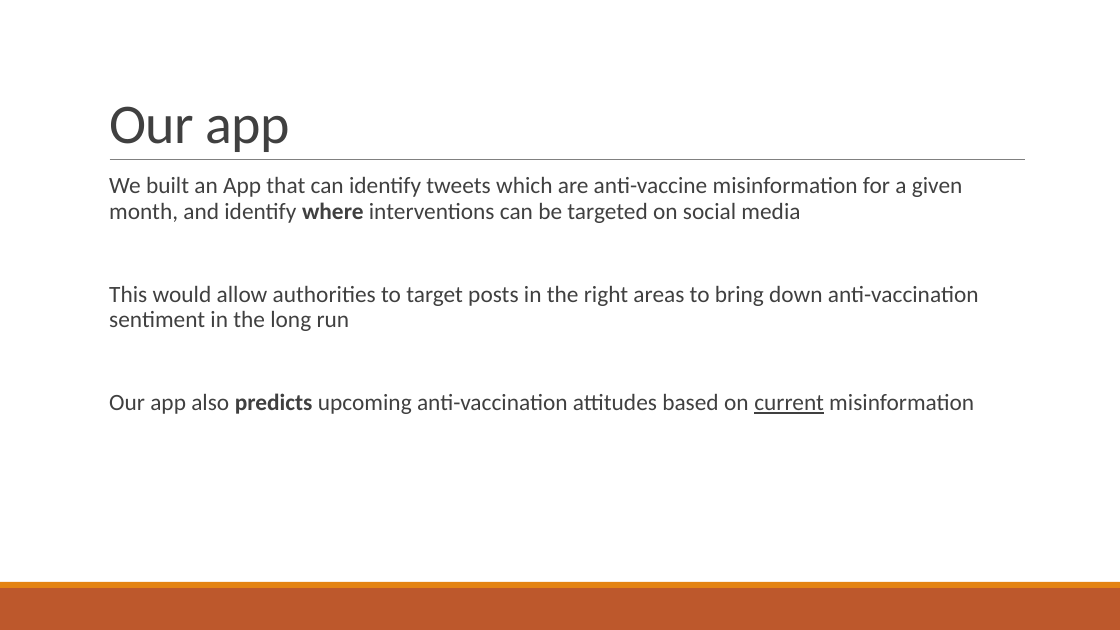
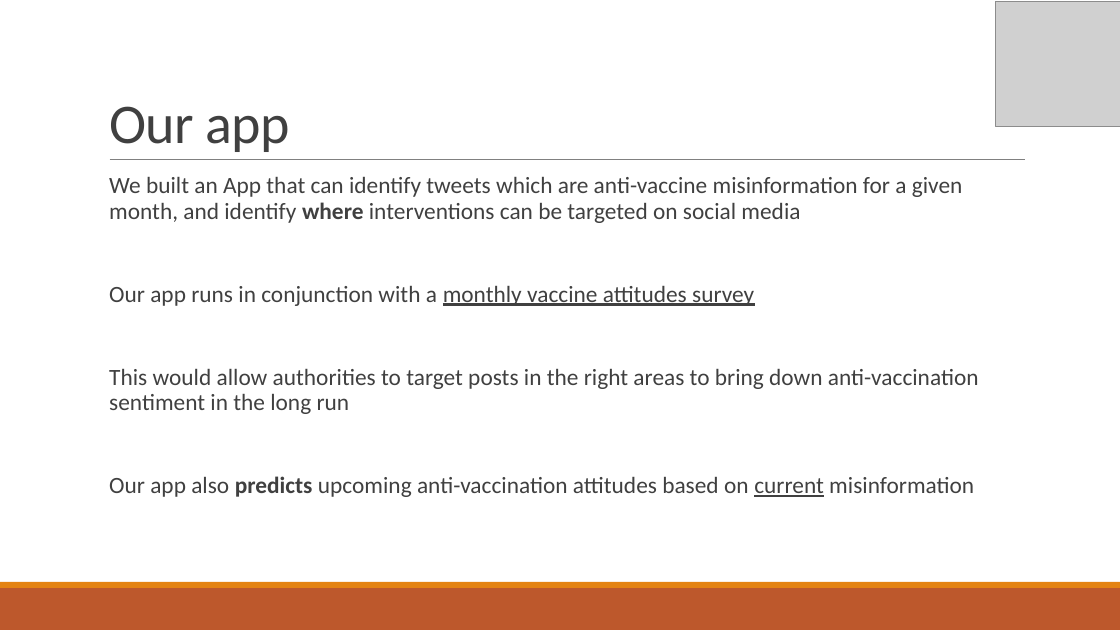
Before and after one commit to WellcomeIdeathon2023/The_Social_Scientists, a slide deck: slide 3 of Powerpoint presentation.pptx. Drawn at 1120x630 pixels with LibreOffice and Linux fonts; fonts in the diff are those of the drawing; grey boxes stand for pictures. Boxes give left, top, right and bottom in pixels: in the first picture for what was removed or moved away, otherwise in the second. Text is boxed around its words. In the diff, an @@ line names an element or a change of style, - is before the commit and + after.

Commit message:
Updated powerpoint

```diff
--- a/Powerpoint presentation.pptx
+++ b/Powerpoint presentation.pptx
@@ picture added at [996, 2, 1120, 126] @@
@@ text at [109, 286, 754, 306]: paragraph added @@
+  Our app runs in conjunction with a monthly vaccine attitudes survey
```
Also in this commit, not shown: 9 other slides changed.
